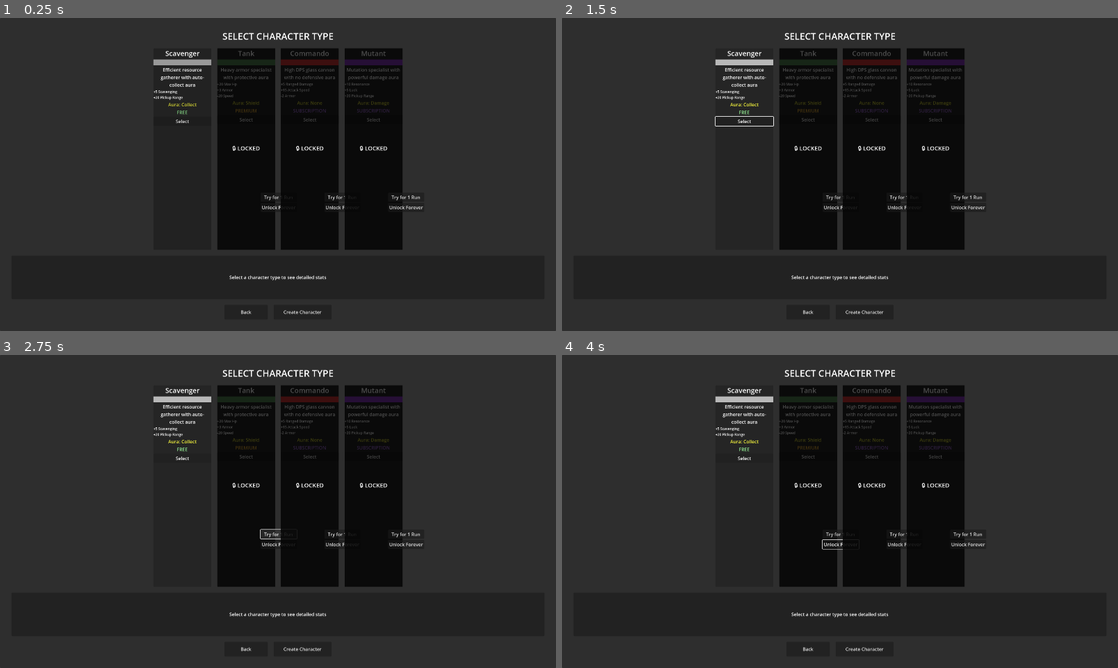
Above: before the commit, frames 1-4 (two rows, left to right).
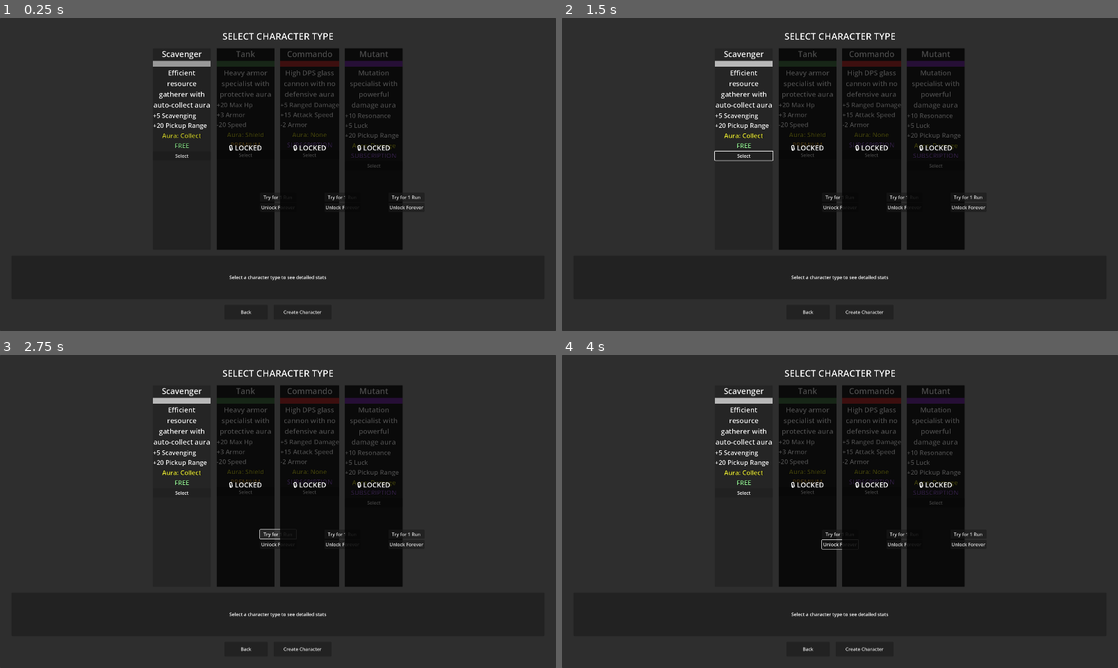
Above: after the commit, the same moments.

Repository: alanjayspector/scrap-survivor-godot
Game: Godot game, scene res://scenes/ui/character_selection.tscn
The game is run twice, just before and just after one commit, with the same random seed, the same clock (stepped at 60 frames per second) and the same inputs.
Inputs:
- Up to frame 1 (0.25 s): no input
- Up to frame 2 (1.5 s): click "Select" at 0.5 s; click "Select" at 1.25 s
- Up to frame 3 (2.75 s): click "Try for 1 Run" at 2 s
- Up to frame 4 (4 s): click "Unlock Forever" at 2.75 s; click "Select" at 3.5 s

The runs differ from the first frame. In frame 1, 3.3% of the frame differs, in the area x 27-77%, y 4-74%; in frame 2, 3.5%; in frame 3, 3.4%; in frame 4, 3.4%.

Commit message:
fix: mobile UX QA round 3 - joystick acceleration + character selection readability
Addresses "stuck" feeling and readability issues from iOS device testing.

Phase 1 (P0 - CRITICAL): Joystick Acceleration Fix
- Implemented asymmetric lerping: 0.6 accel / 0.2 decel
- Fixes "stuck" feeling during rapid direction changes
- Fast acceleration (0.6) provides instant recovery from dead zone hits
- Slow deceleration (0.2) maintains smooth stopping
- Root cause: 0.3 acceleration took 3-4 frames to recover velocity

Phase 2 (P1 - HIGH): Character Selection Readability
- Character type names: 24pt → 28pt (consistent with HUD)
- Description text: added 24pt (iOS HIG body text minimum)
- Stat bonuses: 12pt → 22pt (critical info must be readable)
- Aura labels: added 22pt (readable stat info)
- Tier labels: added 22pt (readable tier info)
- Lock overlay: 20pt → 24pt (readable at a glance)
- Added 3px black outlines to all labels (defense-in-depth readability)

Technical Implementation:
- scripts/entities/player.gd: Added ACCELERATION_RATE/DECELERATION_RATE constants
- scripts/ui/character_selection.gd: Updated all 6 label font sizes + outlines
- scenes/ui/character_selection.tscn: Added header outline

Key Finding: Round 3 was documented as complete but never implemented.
This commit implements it based on systematic evidence-based analysis.

Tests: 455/479 passing (no regressions)
Expert team: Sr Mobile Game Designer + Sr UI/UX Expert + Godot Specialist
Reference: docs/MOBILE-UX-QA-ROUND-3-PLAN.md

🤖 Generated with [Claude Code](https://claude.com/claude-code)

Co-Authored-By: Claude <noreply@anthropic.com>

Diff:
--- a/scenes/ui/character_selection.tscn
+++ b/scenes/ui/character_selection.tscn
@@ -41,6 +41,8 @@
 horizontal_alignment = 1
 vertical_alignment = 1
 theme_override_font_sizes/font_size = 32
+theme_override_colors/font_outline_color = Color(0, 0, 0, 1)
+theme_override_constants/outline_size = 3
 
 [node name="CharacterCardsContainer" type="HBoxContainer" parent="MarginContainer/VBoxContainer"]
 layout_mode = 2
--- a/scripts/entities/player.gd
+++ b/scripts/entities/player.gd
@@ -33,6 +33,12 @@
 var consecutive_shots: int = 0  # Track consecutive shots for spin-up
 var spinup_timer: float = 0.0  # Reset counter if no shots for a while
 const SPINUP_RESET_TIME: float = 1.0  # Reset after 1 second of not firing
+
+## Movement acceleration constants (mobile UX optimization - Round 3)
+## Asymmetric lerping: Fast acceleration for responsive feel, smooth deceleration
+## Fast acceleration (0.6) provides instant response when recovering from dead zone hits
+const ACCELERATION_RATE: float = 0.6  # Fast ramp-up (0.5-0.7 optimal) - "instant" feel
+const DECELERATION_RATE: float = 0.2  # Slow ramp-down (0.15-0.25 optimal) - smooth stop
 
 ## Visual feedback
 var damage_flash_timer: float = 0.0
@@ -152,11 +158,11 @@
 		# Moving - ramp up speed smoothly, direction is instant
 		var target_speed = speed
 		var current_speed = velocity.length()
-		var smoothed_speed = lerp(current_speed, target_speed, 0.3)
+		var smoothed_speed = lerp(current_speed, target_speed, ACCELERATION_RATE)
 		velocity = input_direction * smoothed_speed
 	else:
 		# Stopping - smooth deceleration
-		velocity = velocity.lerp(Vector2.ZERO, 0.2)
+		velocity = velocity.lerp(Vector2.ZERO, DECELERATION_RATE)
 
 	move_and_slide()
 
--- a/scripts/ui/character_selection.gd
+++ b/scripts/ui/character_selection.gd
@@ -82,7 +82,9 @@
 	var name_label = Label.new()
 	name_label.text = type_def.display_name
 	name_label.horizontal_alignment = HORIZONTAL_ALIGNMENT_CENTER
-	name_label.add_theme_font_size_override("font_size", 24)
+	name_label.add_theme_font_size_override("font_size", 28)  # Mobile UX: consistent with HUD
+	name_label.add_theme_color_override("font_outline_color", Color.BLACK)
+	name_label.add_theme_constant_override("outline_size", 3)
 	vbox.add_child(name_label)
 
 	# Color indicator (visual distinction)
@@ -96,13 +98,18 @@
 	desc_label.text = type_def.description
 	desc_label.autowrap_mode = TextServer.AUTOWRAP_WORD
 	desc_label.horizontal_alignment = HORIZONTAL_ALIGNMENT_CENTER
+	desc_label.add_theme_font_size_override("font_size", 24)  # Mobile UX: body text minimum
+	desc_label.add_theme_color_override("font_outline_color", Color.BLACK)
+	desc_label.add_theme_constant_override("outline_size", 3)
 	vbox.add_child(desc_label)
 
 	# Stat modifiers display
 	var stats_label = Label.new()
 	stats_label.text = _format_stat_modifiers(type_def.stat_modifiers)
 	stats_label.horizontal_alignment = HORIZONTAL_ALIGNMENT_LEFT
-	stats_label.add_theme_font_size_override("font_size", 12)
+	stats_label.add_theme_font_size_override("font_size", 22)  # Mobile UX: critical info readability
+	stats_label.add_theme_color_override("font_outline_color", Color.BLACK)
+	stats_label.add_theme_constant_override("outline_size", 3)
 	vbox.add_child(stats_label)
 
 	# Aura type display
@@ -112,13 +119,19 @@
 	else:
 		aura_label.text = "Aura: None"
 	aura_label.horizontal_alignment = HORIZONTAL_ALIGNMENT_CENTER
+	aura_label.add_theme_font_size_override("font_size", 22)  # Mobile UX: readable stat info
 	aura_label.add_theme_color_override("font_color", Color(0.8, 0.8, 0.2))
+	aura_label.add_theme_color_override("font_outline_color", Color.BLACK)
+	aura_label.add_theme_constant_override("outline_size", 3)
 	vbox.add_child(aura_label)
 
 	# Tier requirement badge
 	var tier_label = Label.new()
 	tier_label.text = _get_tier_name(type_def.tier_required)
 	tier_label.horizontal_alignment = HORIZONTAL_ALIGNMENT_CENTER
+	tier_label.add_theme_font_size_override("font_size", 22)  # Mobile UX: readable tier info
+	tier_label.add_theme_color_override("font_outline_color", Color.BLACK)
+	tier_label.add_theme_constant_override("outline_size", 3)
 	match type_def.tier_required:
 		CharacterService.UserTier.FREE:
 			tier_label.add_theme_color_override("font_color", Color(0.5, 0.8, 0.5))
@@ -154,7 +167,9 @@
 	lock_label.text = "🔒 LOCKED"
 	lock_label.horizontal_alignment = HORIZONTAL_ALIGNMENT_CENTER
 	lock_label.vertical_alignment = VERTICAL_ALIGNMENT_CENTER
-	lock_label.add_theme_font_size_override("font_size", 20)
+	lock_label.add_theme_font_size_override("font_size", 24)  # Mobile UX: readable at a glance
+	lock_label.add_theme_color_override("font_outline_color", Color.BLACK)
+	lock_label.add_theme_constant_override("outline_size", 3)
 	overlay.add_child(lock_label)
 
 	# Center the lock label
Not shown, changed: test_results.txt
Not shown, changed: test_results.xml
Not shown, changed: docs/migration/GODOT-MIGRATION-TIMELINE-UPDATED.md
Not shown, changed: docs/migration/week12-implementation-plan.md
